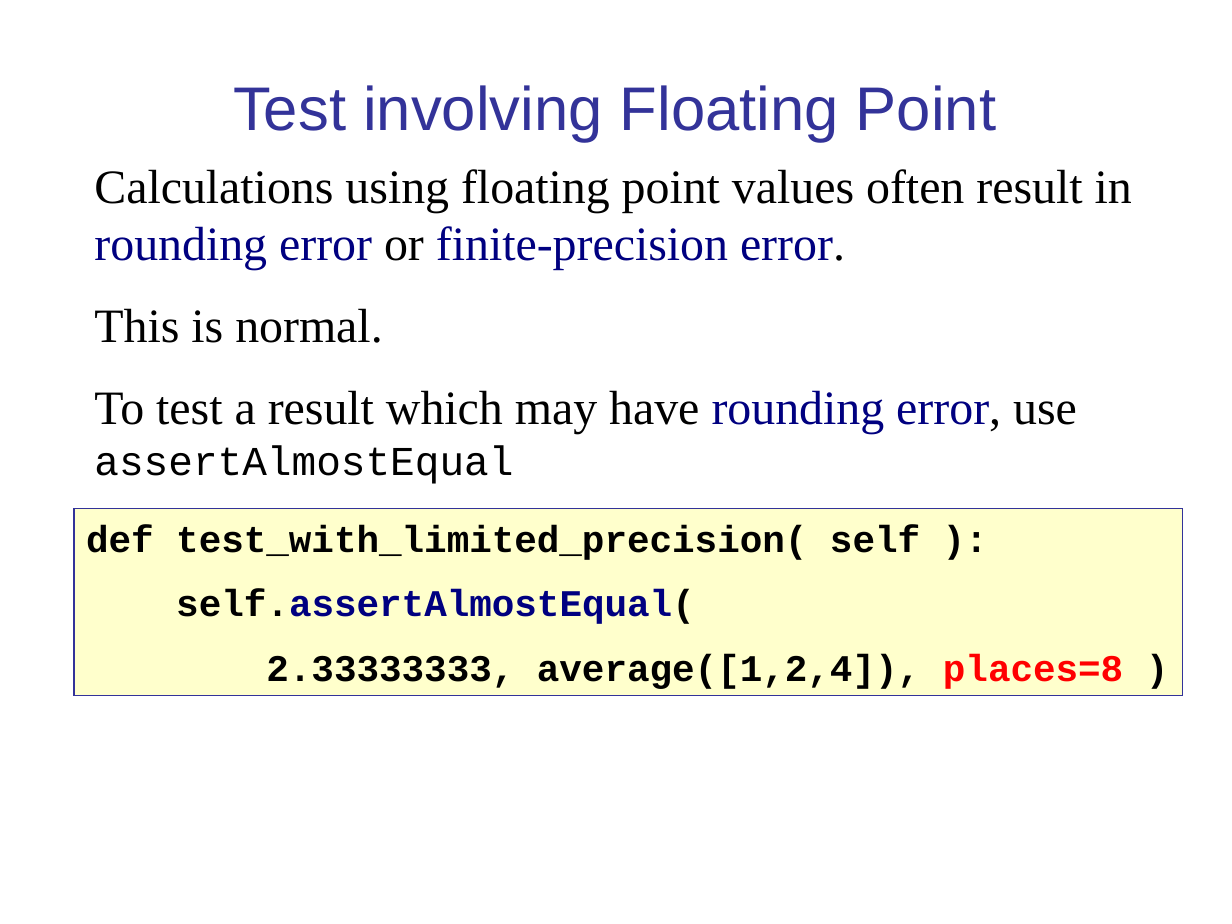
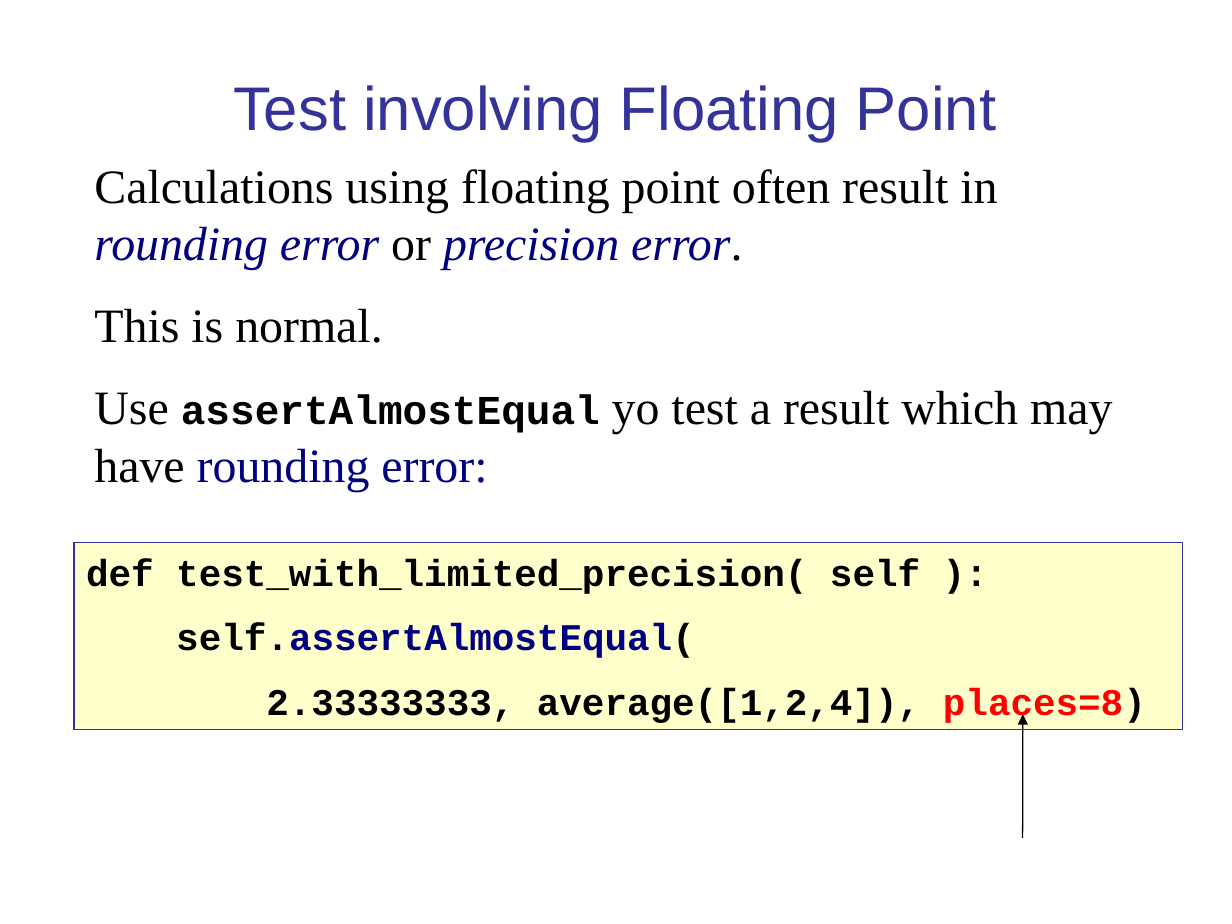
Before and after one commit to cpske/ISP, a slide deck: slide 16 of testing/PythonUnitTesting.ppt (slide 29 before the commit). Drawn at 1232x924 pixels with LibreOffice and Linux fonts; fonts in the diff are those of the drawing. Boxes give left, top, right and bottom in pixels: in the first picture for what was removed or moved away, otherwise in the second. Text is boxed around its words. In the diff, an @@ line names an element or a change of style, - is before the commit and + after.

```diff
--- a/testing/PythonUnitTesting.ppt
+++ b/testing/PythonUnitTesting.ppt
@@ text at [94, 169, 997, 270]: text changed @@
-Calculations using floating point values often result in rounding error or finite-precision error.
+Calculations using floating point often result in rounding error or precision error.
@@ text at [94, 390, 1112, 492]: text changed @@
-To test a result which may have rounding error, use assertAlmostEqual
+Use assertAlmostEqual yo test a result which may have rounding error:
@@ rectangle "def test_with_limited_precision( self ):": place and size @@
-rectangle "def test_with_limited_precision( self ):" at [74, 509, 1183, 696]
+rectangle "def test_with_limited_precision( self ):" at [74, 542, 1183, 729]
@@ text in rectangle at [266, 688, 1146, 726]: spaces changed @@
-2.33333333, average([1,2,4]), places=8 )
+2.33333333, average([1,2,4]), places=8)
@@ arrow added from (1023, 838) to (1023, 715), #000000 0.74 pt @@
```
Also in this commit, not shown: 17 other slides changed, 3 slides added, 4 other files.
